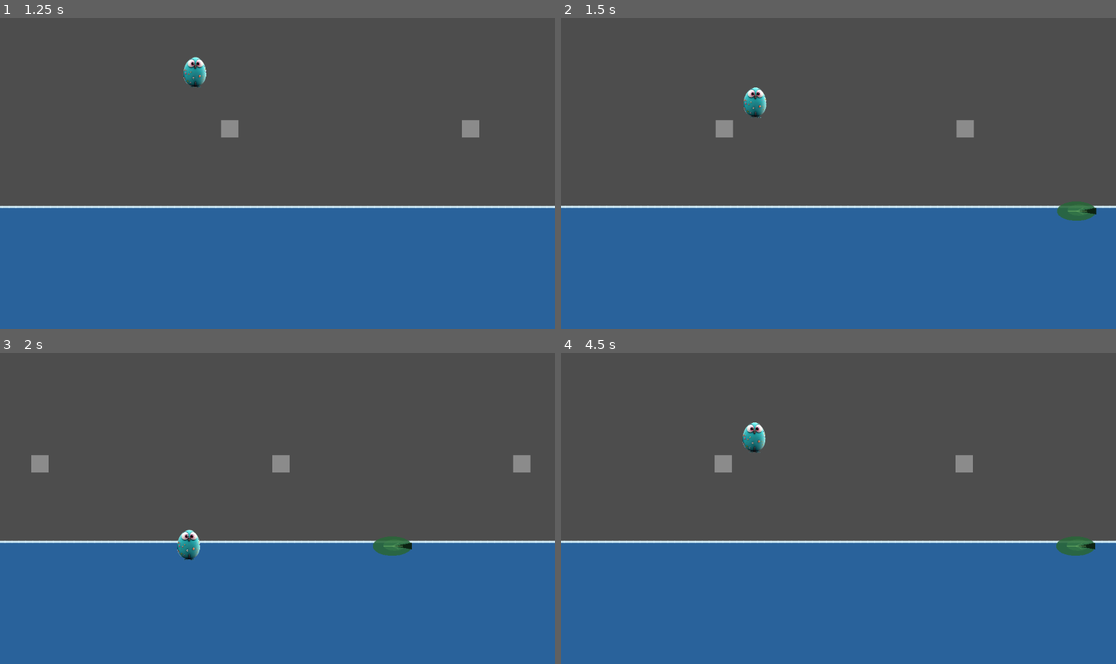
Above: before the commit, frames 1-4 (two rows, left to right).
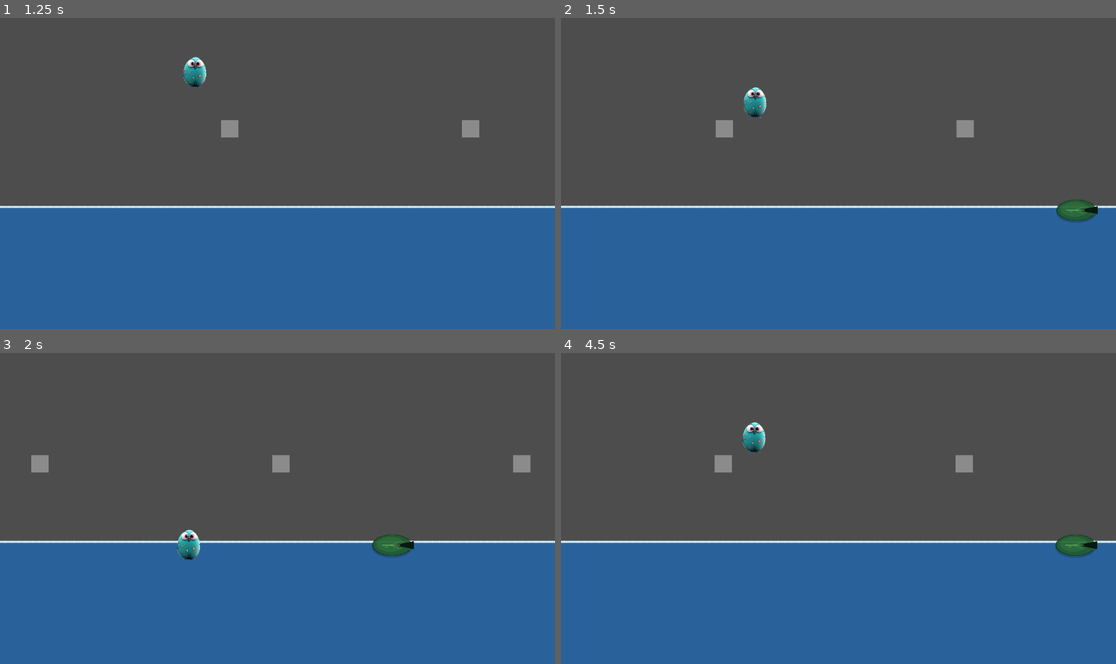
Above: after the commit, the same moments.

Repository: pebblehed/pebblehedz-godot
Game: Godot game, scene res://main.tscn
The game is run twice, just before and just after one commit, with the same random seed, the same clock (stepped at 60 frames per second) and the same inputs.
Inputs (mouse positions are in pixels of both pictures, inside the frame that each line leads up to):
- Up to frame 1 (1.25 s): tap Enter (ui_accept) at 0.5, 0.77 s; move the mouse to (399, 157) at 0.52 s; tap R at 0.6 s; click (399, 157) at 0.67 s
- Up to frame 2 (1.5 s): drag from (727, 189) to (810, 235) at 1.27 s
- Up to frame 3 (2 s): no input
- Up to frame 4 (4.5 s): move the mouse to (894, 440) at 2.02 s; tap R at 2.1, 3.6 s; click (894, 440) at 2.17 s; drag from (810, 570) to (672, 461) at 2.77 s; move the mouse to (1005, 555) at 3.52 s; click (1005, 555) at 3.67 s; tap Enter (ui_accept) at 3.77 s; drag from (672, 461) to (755, 430) at 4.27 s

Frame 1 is identical in both runs. In frame 2, 0.2% of the frame differs, in the area x 89-97%, y 58-66%; in frame 3, 0.2%; in frame 4, 0.2%, in the area x 88-97%, y 58-66%.

Commit message:
Add visual lily pad environment system

Diff:
--- a/scripts/LilyPadManager.gd
+++ b/scripts/LilyPadManager.gd
@@ -2,26 +2,24 @@
 
 # LilyPadManager
 # Visual-only environmental lily pads.
-# Phase 1 rules:
-# - No collisions.
-# - No boosts.
-# - No water physics changes.
-# - Random but fair placement ahead of the player.
+# No collisions, boosts, scoring, or water physics coupling.
 
 @export var pad_count: int = 18
 @export var spawn_start_x: float = 700.0
 @export var spawn_spacing_min: float = 450.0
 @export var spawn_spacing_max: float = 900.0
 @export var water_y: float = 430.0
-@export var y_jitter: float = 18.0
-@export var min_radius: float = 18.0
-@export var max_radius: float = 34.0
+@export var y_jitter: float = 14.0
+@export var min_radius: float = 20.0
+@export var max_radius: float = 36.0
 
 var lily_pads: Array[Dictionary] = []
+
 
 func _ready() -> void:
 	_generate_lily_pads()
 	queue_redraw()
+
 
 func _generate_lily_pads() -> void:
 	lily_pads.clear()
@@ -35,63 +33,106 @@
 			"x": x,
 			"y": water_y + randf_range(-y_jitter, y_jitter),
 			"radius": randf_range(min_radius, max_radius),
-			"rotation": 0.0
+			"variant": randi_range(0, 2)
 		})
+
 
 func _draw() -> void:
 	for pad in lily_pads:
 		var pos := Vector2(pad["x"], pad["y"])
 		var radius: float = pad["radius"]
-		var pad_rotation: float = pad["rotation"]
+		var variant: int = pad["variant"]
 
-		# Convert the circular pad into a flatter organic ellipse.
-		var ellipse_scale := Vector2(1.45, 0.72)
+		_draw_lily_pad(pos, radius, variant)
 
-		draw_set_transform(pos, pad_rotation, ellipse_scale)
 
-		# Main lily pad body.
-		draw_circle(Vector2.ZERO, radius, Color(0.16, 0.40, 0.22, 0.88))
+func _draw_lily_pad(pos: Vector2, radius: float, variant: int) -> void:
+	# Pads sit flat on the water. No random tilt.
+	var ellipse_scale := Vector2(1.35, 0.72)
 
-		# Softer inner highlight to stop the pad feeling flat.
-		draw_circle(Vector2(radius * 0.12, -radius * 0.10), radius * 0.58, Color(0.26, 0.55, 0.30, 0.32))
+	draw_set_transform(pos, 0.0, ellipse_scale)
 
-		# Lily pad wedge cut.
-		var notch_points := PackedVector2Array([
-			Vector2(radius * 0.10, 0.0),
-			Vector2(radius * 1.00, -radius * 0.34),
-			Vector2(radius * 1.00, radius * 0.34)
-		])
+	# Soft water-contact shadow.
+	draw_circle(
+		Vector2(0.0, radius * 0.18),
+		radius * 1.05,
+		Color(0.02, 0.07, 0.08, 0.22)
+	)
 
-		draw_colored_polygon(
-			notch_points,
-			Color(0.04, 0.12, 0.06, 0.95)
+	# Main pad body.
+	draw_circle(
+		Vector2.ZERO,
+		radius,
+		Color(0.13, 0.36, 0.19, 0.92)
+	)
+
+	# Organic inner body highlight.
+	draw_circle(
+		Vector2(-radius * 0.08, -radius * 0.08),
+		radius * 0.72,
+		Color(0.24, 0.52, 0.28, 0.34)
+	)
+
+	# Clear wedge cut. This is the key lily pad read.
+	var notch_points := PackedVector2Array([
+		Vector2(radius * 0.05, 0.0),
+		Vector2(radius * 1.10, -radius * 0.38),
+		Vector2(radius * 1.10, radius * 0.38)
+	])
+
+	draw_colored_polygon(
+		notch_points,
+		Color(0.02, 0.09, 0.05, 0.96)
+	)
+
+	# Outer rim gives the pad a hand-drawn leaf edge.
+	draw_arc(
+		Vector2.ZERO,
+		radius,
+		0.52,
+		5.76,
+		42,
+		Color(0.07, 0.23, 0.11, 0.78),
+		2.2
+	)
+
+	# Central vein.
+	draw_line(
+		Vector2(-radius * 0.52, 0.0),
+		Vector2(radius * 0.42, 0.0),
+		Color(0.48, 0.74, 0.42, 0.58),
+		2.0
+	)
+
+	# Side veins.
+	draw_line(
+		Vector2(-radius * 0.10, 0.0),
+		Vector2(radius * 0.33, -radius * 0.32),
+		Color(0.48, 0.74, 0.42, 0.38),
+		1.4
+	)
+
+	draw_line(
+		Vector2(-radius * 0.10, 0.0),
+		Vector2(radius * 0.33, radius * 0.32),
+		Color(0.48, 0.74, 0.42, 0.38),
+		1.4
+	)
+
+	# Tiny natural variation so they do not all look cloned.
+	if variant == 1:
+		draw_circle(
+			Vector2(-radius * 0.28, radius * 0.16),
+			radius * 0.10,
+			Color(0.30, 0.58, 0.30, 0.42)
+		)
+	elif variant == 2:
+		draw_line(
+			Vector2(-radius * 0.18, 0.0),
+			Vector2(radius * 0.18, -radius * 0.22),
+			Color(0.54, 0.78, 0.45, 0.28),
+			1.2
 		)
 
-		# Simple central vein.
-		draw_line(
-			Vector2(-radius * 0.45, 0.0),
-			Vector2(radius * 0.55, 0.0),
-			Color(0.46, 0.72, 0.42, 0.55),
-			2.0
-		)
-
-		# Small side veins.
-		draw_line(
-			Vector2(0.0, 0.0),
-			Vector2(radius * 0.35, -radius * 0.32),
-			Color(0.46, 0.72, 0.42, 0.35),
-			1.5
-		)
-
-		draw_line(
-			Vector2(0.0, 0.0),
-			Vector2(radius * 0.35, radius * 0.32),
-			Color(0.46, 0.72, 0.42, 0.35),
-			1.5
-		)
-
-		# Reset drawing transform after each pad.
-		draw_set_transform(Vector2.ZERO, 0.0, Vector2.ONE)
-
-		if true:
-			print("test")
+	# Reset drawing transform.
+	draw_set_transform(Vector2.ZERO, 0.0, Vector2.ONE)
